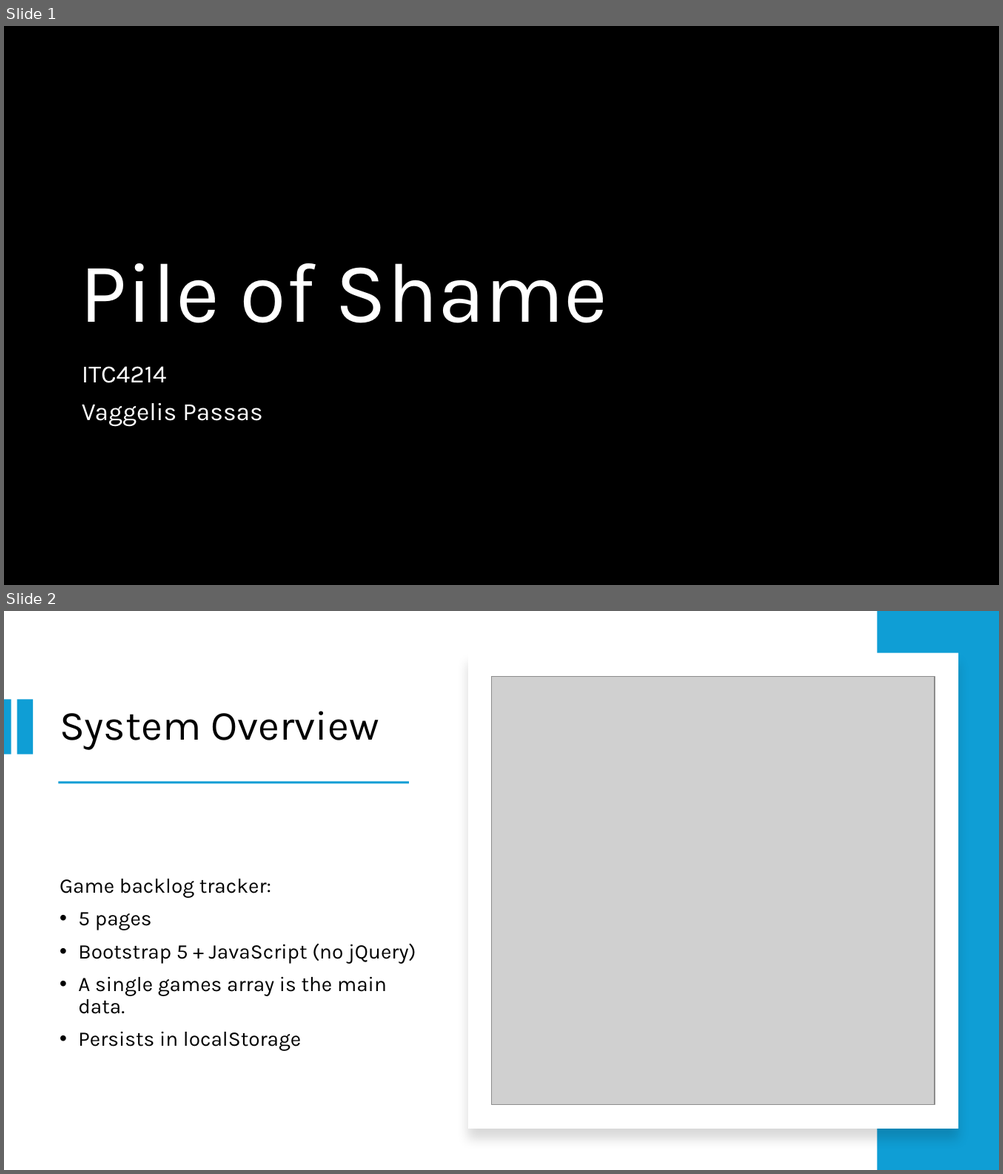
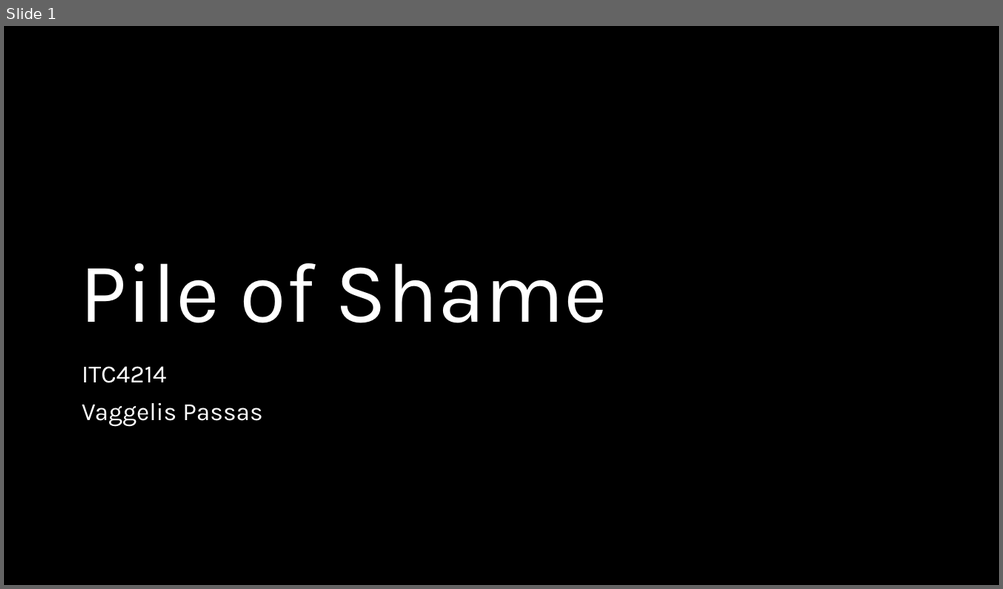
Before and after one commit to VPassas/ITC4214-PileOfShame, a slide deck: PileOfShame-Presentation.pptx. Shown one above the other, each under a label of ours: slides 1 and 2 before the commit, slide 1 after it. The pictures are 1003x1174 and 1003x589 pixels, drawn with LibreOffice and Linux fonts; fonts in the diff are those of the drawing; grey boxes stand for pictures; background and template pictures are left out; a plain dark background stands for a picture behind light text. Boxes give left, top, right and bottom in pixels: in the first picture for what was removed or moved away, otherwise in the second. Text is boxed around its words. In the diff, an @@ line names an element or a change of style, - is before the commit and + after.

```diff
--- a/PileOfShame-Presentation.pptx
+++ b/PileOfShame-Presentation.pptx
@@ slide 2 removed at <box>4,611,999,1170</box>, background #FFFFFF @@
@@ rectangle removed at <box>877,611,999,1170</box> @@
@@ rectangle removed at <box>468,652,959,1129</box> @@
@@ picture removed at <box>492,676,934,1105</box> @@
@@ rectangle removed at <box>4,699,11,755</box> @@
@@ rectangle removed at <box>17,699,32,755</box> @@
@@ title removed at <box>60,711,379,750</box> @@
-System Overview
@@ rectangle removed at <box>59,782,409,784</box> @@
@@ text removed at <box>60,879,416,1051</box> @@
-Game backlog tracker:
-• 5 pages
-• Bootstrap 5 + JavaScript (no jQuery)
-• A single games array is the main data.
-• Persists in localStorage
```
Also in this commit, not shown: 1 slide changed, 5 slides added, 9 other slides removed, 4 other files.
